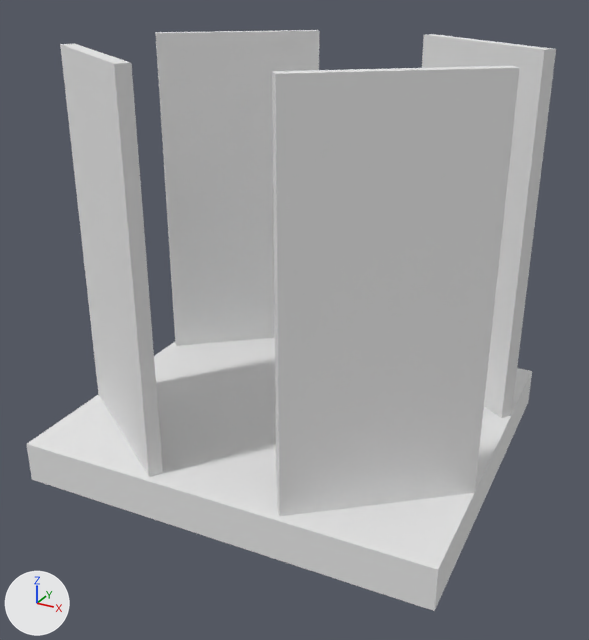
An edit to the OBJ model src/main/resources/assets/academy/models/grid.obj, drawn before and after from the same camera.
Before and after are seen from a 50 mm lens placed at (8.75, -16.66, 11.41), pointed at (0.12, -0.98, 3.57). Every picture has the same lights, and +X, +Y and +Z are marked at lower left. Where no turn or scale is listed for an object, it has been applied to the vertices. Vertices at the same position are counted once.
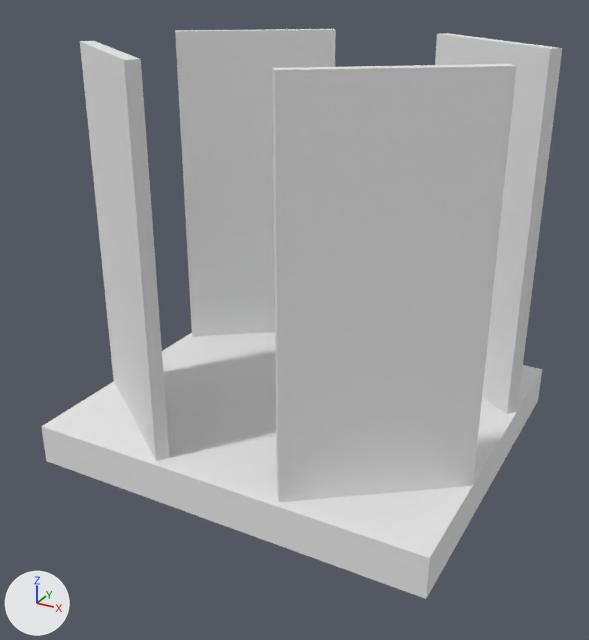
Where the change shows, as pixel boxes [x1, y1, x2, y2] in the pictures (589 x 640 px; the box of a moved part takes in the faces that stretch with it):
'grid', reshaped: before [27, 30, 556, 611]; after [41, 29, 562, 599]
part 1 of me_grid, moved or reshaped: before [60, 44, 163, 477]; after [80, 41, 170, 461]
part 2 of me_grid, moved or reshaped: before [272, 66, 520, 517]; after [272, 64, 517, 502]
part 3 of me_grid, moved or reshaped: before [422, 34, 556, 418]; after [435, 33, 562, 414]
part 4 of me_grid, moved or reshaped: before [155, 30, 319, 346]; after [175, 29, 336, 337]
part 5 of me_grid, moved or reshaped: before [27, 338, 532, 611]; after [41, 332, 542, 599]

The change, as a list of edits to the scene's bpy script:
```text
Change me_grid:
    where me_grid.from_pydata(...)  # 48 vertices, 60 faces; spans x -5.2..5.25, y -5.25..4.26, z 0.0..9.75
    used by ob_grid; location = (0.0, 0.0, 0.0)
    me_grid part 1: the loose piece of 10 vertices spanning x -4.87..-1.18, y -4.94..-2.31, z 1.0..9.75 is turned -3 degrees about the z axis through its middle, then moved by (-0.19, 0.66, 0.0)
    me_grid part 2: the loose piece of 10 vertices spanning x 1.66..5.11, y -4.77..-1.81, z 1.0..9.75 is turned -3 degrees about the z axis through its middle, then moved by (-0.18, 0.33, 0.0)
    me_grid part 3: the loose piece of 10 vertices spanning x 1.23..4.92, y 1.31..3.94, z 1.0..9.75 is turned -3 degrees about the z axis through its middle, then moved by (0.13, 0.34, 0.0)
    me_grid part 4: the loose piece of 10 vertices spanning x -5.06..-1.61, y 0.81..3.77, z 1.0..9.75 is turned -3 degrees about the z axis through its middle, then moved by (0.12, 0.67, 0.0)
    me_grid part 5: the loose piece of 8 vertices spanning x -5.2..5.25, y -5.25..4.26, z 0.0..1.0 is turned -3 degrees about the z axis through its middle, then moved by (-0.03, 0.5, 0.0)
```
